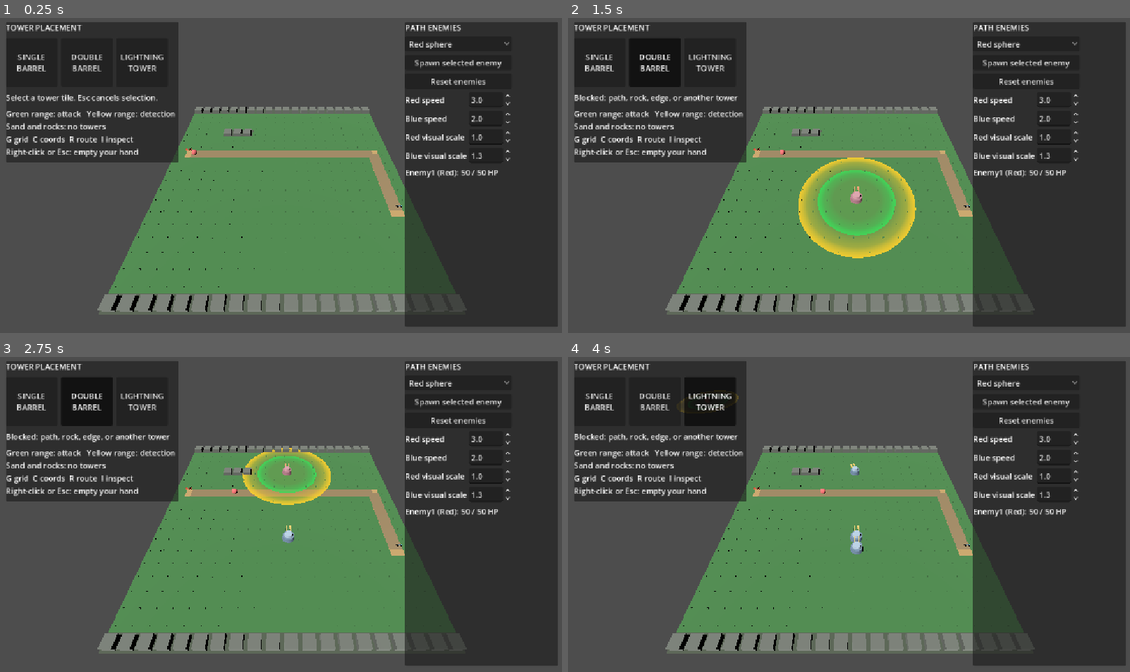
Above: before the commit, frames 1-4 (two rows, left to right).
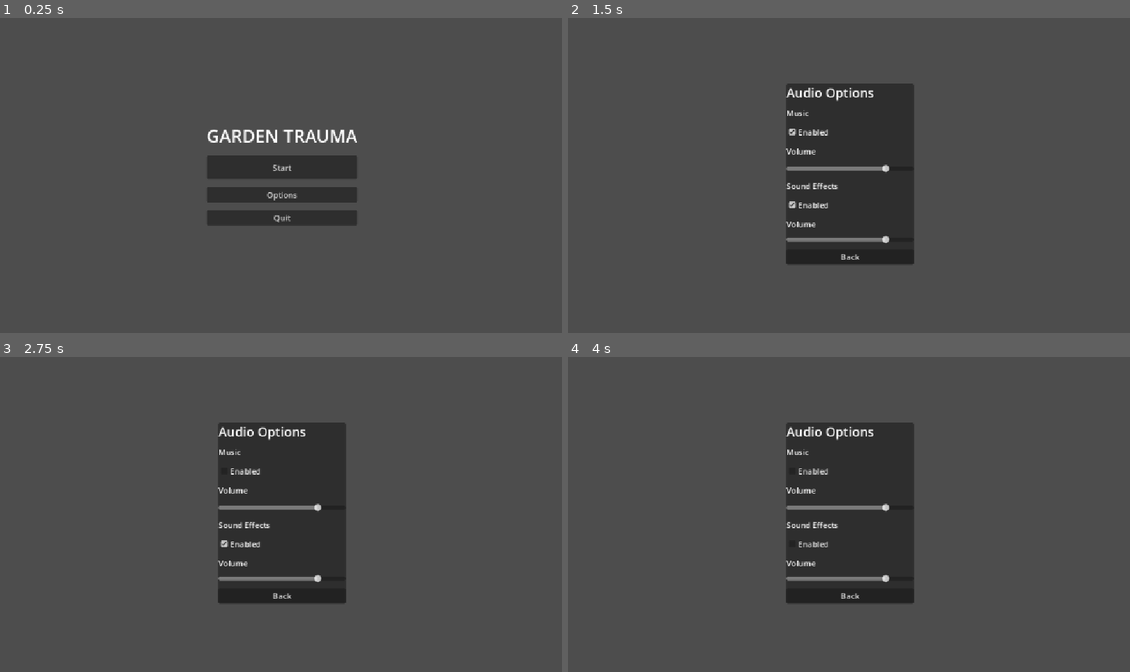
Above: after the commit, the same moments.

Repository: FerdivdKamp/garden_trauma
Game: Godot game, scene res://scenes/main_menu.tscn
Two runs of this game, one before a commit and one after it. Both use one fixed random seed, a clock stepped at 60 frames per second and the inputs below. Before the commit the project starts from res://scenes/tower_placement.tscn.
Inputs (mouse positions are in pixels of both pictures, inside the frame that each line leads up to):
- Up to frame 1 (0.25 s): no input
- Up to frame 2 (1.5 s): click (652, 62) at 0.5 s, where only the run before the commit has a clickable "DOUBLE BARREL"; click (849, 194) at 1.25 s, where only the run after the commit has a clickable "Options"
- Up to frame 3 (2.75 s): click (281, 470) at 2 s, where only the run after the commit has a clickable "Enabled"
- Up to frame 4 (4 s): click (849, 542) at 2.75 s, where only the run after the commit has a clickable "Enabled"; click (708, 401) at 3.5 s, where only the run before the commit has a clickable "LIGHTNING TOWER"

The runs differ from the first frame. In frame 1, 67% of the frame differs, in the area x 1-100%, y 1-98%; in frame 2, 69%; in frame 3, 69%; in frame 4, 69%.

Commit message:
adding audio and a menu

Diff:
--- /dev/null
+++ b/assets/audio/audio_bus_layout.tres
@@ -0,0 +1,21 @@
+[gd_resource type="AudioBusLayout" format=3]
+
+[resource]
+bus/0/name = &"Master"
+bus/0/solo = false
+bus/0/mute = false
+bus/0/bypass_fx = false
+bus/0/volume_db = 0.0
+bus/0/send = &""
+bus/1/name = &"Music"
+bus/1/solo = false
+bus/1/mute = false
+bus/1/bypass_fx = false
+bus/1/volume_db = 0.0
+bus/1/send = &"Master"
+bus/2/name = &"SFX"
+bus/2/solo = false
+bus/2/mute = false
+bus/2/bypass_fx = false
+bus/2/volume_db = 0.0
+bus/2/send = &"Master"
--- a/project.godot
+++ b/project.godot
@@ -11,9 +11,18 @@
 [application]
 
 config/name="garden-trauma"
-run/main_scene="res://scenes/tower_placement.tscn"
+run/main_scene="res://scenes/main_menu.tscn"
 config/features=PackedStringArray("4.7", "Mobile")
 config/icon="res://icon.svg"
+
+[autoload]
+
+AudioSettings="*res://scripts/audio_settings.gd"
+AudioManager="*res://scripts/audio_manager.gd"
+
+[audio]
+
+buses/default_bus_layout="res://assets/audio/audio_bus_layout.tres"
 
 [display]
 
--- /dev/null
+++ b/scenes/main_menu.tscn
@@ -0,0 +1,95 @@
+[gd_scene load_steps=2 format=3]
+
+[ext_resource type="Script" path="res://scripts/main_menu.gd" id="1_menu"]
+
+[node name="MainMenu" type="Control"]
+layout_mode = 3
+anchors_preset = 15
+anchor_right = 1.0
+anchor_bottom = 1.0
+grow_horizontal = 2
+grow_vertical = 2
+script = ExtResource("1_menu")
+
+[node name="Center" type="CenterContainer" parent="."]
+layout_mode = 1
+anchors_preset = 15
+anchor_right = 1.0
+anchor_bottom = 1.0
+grow_horizontal = 2
+grow_vertical = 2
+
+[node name="Menu" type="VBoxContainer" parent="Center"]
+layout_mode = 2
+theme_override_constants/separation = 16
+
+[node name="Title" type="Label" parent="Center/Menu"]
+layout_mode = 2
+theme_override_font_sizes/font_size = 36
+text = "GARDEN TRAUMA"
+horizontal_alignment = 1
+
+[node name="Start" type="Button" parent="Center/Menu"]
+custom_minimum_size = Vector2(260, 48)
+layout_mode = 2
+text = "Start"
+
+[node name="Options" type="Button" parent="Center/Menu"]
+layout_mode = 2
+text = "Options"
+
+[node name="Quit" type="Button" parent="Center/Menu"]
+layout_mode = 2
+text = "Quit"
+
+[node name="OptionsPanel" type="PanelContainer" parent="Center"]
+visible = false
+layout_mode = 2
+
+[node name="Settings" type="VBoxContainer" parent="Center/OptionsPanel"]
+layout_mode = 2
+theme_override_constants/separation = 12
+
+[node name="Heading" type="Label" parent="Center/OptionsPanel/Settings"]
+layout_mode = 2
+theme_override_font_sizes/font_size = 26
+text = "Audio Options"
+
+[node name="MusicHeading" type="Label" parent="Center/OptionsPanel/Settings"]
+layout_mode = 2
+text = "Music"
+
+[node name="MusicEnabled" type="CheckBox" parent="Center/OptionsPanel/Settings"]
+layout_mode = 2
+text = "Enabled"
+
+[node name="MusicVolumeLabel" type="Label" parent="Center/OptionsPanel/Settings"]
+layout_mode = 2
+text = "Volume"
+
+[node name="MusicVolume" type="HSlider" parent="Center/OptionsPanel/Settings"]
+custom_minimum_size = Vector2(260, 24)
+layout_mode = 2
+max_value = 100.0
+step = 1.0
+
+[node name="SfxHeading" type="Label" parent="Center/OptionsPanel/Settings"]
+layout_mode = 2
+text = "Sound Effects"
+
+[node name="SfxEnabled" type="CheckBox" parent="Center/OptionsPanel/Settings"]
+layout_mode = 2
+text = "Enabled"
+
+[node name="SfxVolumeLabel" type="Label" parent="Center/OptionsPanel/Settings"]
+layout_mode = 2
+text = "Volume"
+
+[node name="SfxVolume" type="HSlider" parent="Center/OptionsPanel/Settings"]
+layout_mode = 2
+max_value = 100.0
+step = 1.0
+
+[node name="Back" type="Button" parent="Center/OptionsPanel/Settings"]
+layout_mode = 2
+text = "Back"
--- a/scenes/placement_enemy.tscn
+++ b/scenes/placement_enemy.tscn
@@ -1,6 +1,8 @@
-[gd_scene load_steps=3 format=3]
+[gd_scene load_steps=5 format=3]
 
 [ext_resource type="Script" path="res://scripts/placement_enemy.gd" id="1_enemy"]
+[ext_resource type="AudioStream" path="res://assets/audio/sfx/enemies/enemy_destroyed_01.ogg" id="2_destroyed"]
+[ext_resource type="AudioStream" path="res://assets/audio/sfx/enemies/enemy_objective_reached_01.ogg" id="3_objective"]
 
 [sub_resource type="SphereMesh" id="SphereMesh_enemy"]
 radius = 0.5
@@ -13,3 +15,11 @@
 [node name="Visual" type="MeshInstance3D" parent="."]
 position = Vector3(0, 0.55, 0)
 mesh = SubResource("SphereMesh_enemy")
+
+[node name="DestroyedAudio" type="AudioStreamPlayer3D" parent="."]
+stream = ExtResource("2_destroyed")
+bus = &"SFX"
+
+[node name="ObjectiveAudio" type="AudioStreamPlayer3D" parent="."]
+stream = ExtResource("3_objective")
+bus = &"SFX"
--- a/scenes/tower_visual.tscn
+++ b/scenes/tower_visual.tscn
@@ -13,6 +13,10 @@
 visible = false
 script = ExtResource("2_range")
 
+[node name="FireAudio" type="AudioStreamPlayer3D" parent="."]
+position = Vector3(0, 1.2, 0)
+bus = &"SFX"
+
 [node name="AttackArea" type="MeshInstance3D" parent="RangeVisual"]
 
 [node name="DetectionArea" type="MeshInstance3D" parent="RangeVisual"]
--- /dev/null
+++ b/scripts/audio_manager.gd
@@ -0,0 +1,17 @@
+extends Node
+
+const GARDEN_THEME: AudioStreamOggVorbis = preload("res://assets/audio/music/garden_theme_01.ogg")
+
+var music_player: AudioStreamPlayer
+
+
+func _ready() -> void:
+	music_player = AudioStreamPlayer.new()
+	music_player.name = "MusicPlayer"
+	music_player.bus = "Music"
+	# The autoload and its player stay alive during change_scene_to_file().
+	var looping_theme := GARDEN_THEME.duplicate() as AudioStreamOggVorbis
+	looping_theme.loop = true
+	music_player.stream = looping_theme
+	add_child(music_player)
+	music_player.play()
--- /dev/null
+++ b/scripts/audio_settings.gd
@@ -0,0 +1,49 @@
+extends Node
+
+const SETTINGS_PATH := "user://settings.cfg"
+
+var music_enabled := true
+var music_volume := 80.0
+var sfx_enabled := true
+var sfx_volume := 80.0
+
+
+func _ready() -> void:
+	load_settings()
+
+
+func load_settings(path: String = SETTINGS_PATH) -> void:
+	var config := ConfigFile.new()
+	if config.load(path) == OK:
+		music_enabled = bool(config.get_value("audio", "music_enabled", music_enabled))
+		music_volume = clampf(float(config.get_value("audio", "music_volume", music_volume)), 0.0, 100.0)
+		sfx_enabled = bool(config.get_value("audio", "sfx_enabled", sfx_enabled))
+		sfx_volume = clampf(float(config.get_value("audio", "sfx_volume", sfx_volume)), 0.0, 100.0)
+	apply()
+
+
+func apply() -> void:
+	_set_bus("Music", music_enabled, music_volume)
+	_set_bus("SFX", sfx_enabled, sfx_volume)
+
+
+func save(path: String = SETTINGS_PATH) -> void:
+	apply()
+	var config := ConfigFile.new()
+	config.set_value("audio", "music_enabled", music_enabled)
+	config.set_value("audio", "music_volume", music_volume)
+	config.set_value("audio", "sfx_enabled", sfx_enabled)
+	config.set_value("audio", "sfx_volume", sfx_volume)
+	var error := config.save(path)
+	if error != OK:
+		push_error("Could not save audio settings: %s" % error_string(error))
+
+
+func _set_bus(bus_name: String, enabled: bool, volume: float) -> void:
+	var index := AudioServer.get_bus_index(bus_name)
+	if index < 0:
+		push_error("Missing audio bus: " + bus_name)
+		return
+	AudioServer.set_bus_mute(index, not enabled or volume <= 0.0)
+	# Never pass zero to the logarithmic decibel conversion.
+	AudioServer.set_bus_volume_db(index, linear_to_db(maxf(volume / 100.0, 0.001)))
--- /dev/null
+++ b/scripts/main_menu.gd
@@ -0,0 +1,60 @@
+extends Control
+
+const GARDEN_LEVEL := "res://scenes/tower_placement.tscn"
+
+@onready var menu: VBoxContainer = $Center/Menu
+@onready var options_panel: PanelContainer = $Center/OptionsPanel
+@onready var music_enabled: CheckBox = $Center/OptionsPanel/Settings/MusicEnabled
+@onready var music_volume: HSlider = $Center/OptionsPanel/Settings/MusicVolume
+@onready var sfx_enabled: CheckBox = $Center/OptionsPanel/Settings/SfxEnabled
+@onready var sfx_volume: HSlider = $Center/OptionsPanel/Settings/SfxVolume
+
+
+func _ready() -> void:
+	$Center/Menu/Start.pressed.connect(_start)
+	$Center/Menu/Options.pressed.connect(_show_options)
+	$Center/Menu/Quit.pressed.connect(func() -> void: get_tree().quit())
+	$Center/OptionsPanel/Settings/Back.pressed.connect(_show_menu)
+	# Set controls before connecting signals, so loading does not rewrite the save.
+	music_enabled.button_pressed = AudioSettings.music_enabled
+	music_volume.value = AudioSettings.music_volume
+	sfx_enabled.button_pressed = AudioSettings.sfx_enabled
+	sfx_volume.value = AudioSettings.sfx_volume
+	music_enabled.toggled.connect(_set_music_enabled)
+	music_volume.value_changed.connect(_set_music_volume)
+	sfx_enabled.toggled.connect(_set_sfx_enabled)
+	sfx_volume.value_changed.connect(_set_sfx_volume)
+
+
+func _start() -> void:
+	get_tree().change_scene_to_file(GARDEN_LEVEL)
+
+
+func _show_options() -> void:
+	menu.hide()
+	options_panel.show()
+
+
+func _show_menu() -> void:
+	options_panel.hide()
+	menu.show()
+
+
+func _set_music_enabled(enabled: bool) -> void:
+	AudioSettings.music_enabled = enabled
+	AudioSettings.save()
+
+
+func _set_music_volume(value: float) -> void:
+	AudioSettings.music_volume = value
+	AudioSettings.save()
+
+
+func _set_sfx_enabled(enabled: bool) -> void:
+	AudioSettings.sfx_enabled = enabled
+	AudioSettings.save()
+
+
+func _set_sfx_volume(value: float) -> void:
+	AudioSettings.sfx_volume = value
+	AudioSettings.save()
--- a/scripts/placement_enemy.gd
+++ b/scripts/placement_enemy.gd
@@ -10,11 +10,14 @@
 			_update_visual_scale()
 
 @onready var visual: MeshInstance3D = $Visual
+@onready var destroyed_audio: AudioStreamPlayer3D = $DestroyedAudio
+@onready var objective_audio: AudioStreamPlayer3D = $ObjectiveAudio
 
 var enemy_type := 0
 var definition: UnitDefinition
 var max_health := 50.0
 var health := 50.0
+var reached_objective := false
 
 
 func _ready() -> void:
@@ -24,9 +27,12 @@
 
 
 func _process(delta: float) -> void:
-	if health > 0.0:
+	if health > 0.0 and not reached_objective:
 		var route := get_parent() as Path3D
 		progress = minf(progress + movement_speed * delta, route.curve.get_baked_length())
+		if progress >= route.curve.get_baked_length():
+			reached_objective = true
+			objective_audio.play()
 
 
 func configure(type: int, unit: UnitDefinition, speed: float, size: float) -> void:
@@ -36,15 +42,18 @@
 	visual_scale = size
 	max_health = unit.health
 	health = max_health
+	reached_objective = false
 	if is_node_ready():
 		_update_color()
 	health_changed.emit()
 
 
 func take_damage(amount: float) -> void:
-	if health <= 0.0:
+	if health <= 0.0 or reached_objective:
 		return
 	health = TowerRules.health_after_hit(health, amount)
+	if health <= 0.0:
+		destroyed_audio.play()
 	_update_color()
 	health_changed.emit()
 
--- a/scripts/placement_tower_attack.gd
+++ b/scripts/placement_tower_attack.gd
@@ -26,6 +26,8 @@
 		if enemy == null:
 			continue
 		if enemy.health <= 0.0:
+			continue
+		if enemy.reached_objective:
 			continue
 		if not _can_target(enemy):
 			continue
@@ -59,6 +61,7 @@
 				next_barrel = 1 - next_barrel
 			else:
 				effects.fire_lightning(muzzle_position, hit_position)
+		tower.play_fire_sound()
 		var multiplier := 1.0 - target.definition.armor_for(definition.damage_type)
 		for tag in target.definition.tags:
 			if definition.bonus_vs_tags.has(tag):
--- a/scripts/tower_visual.gd
+++ b/scripts/tower_visual.gd
@@ -3,9 +3,15 @@
 # Shared by the original tower playground and the placement playground.
 const FOOTPRINT_RADIUS := 0.95
 const RangeVisual = preload("res://scripts/tower_range_visual.gd")
+const FIRE_SOUNDS: Array[AudioStream] = [
+	preload("res://assets/audio/sfx/towers/tower_01_fire.ogg"),
+	preload("res://assets/audio/sfx/towers/tower_02_fire.ogg"),
+	preload("res://assets/audio/sfx/towers/tower_03_fire.ogg"),
+]
 
 @onready var turret_pivot: Node3D = $TurretPivot
 @onready var range_visual: RangeVisual = $RangeVisual
+@onready var fire_audio: AudioStreamPlayer3D = $FireAudio
 
 var tower_type := 0
 var is_preview := false
@@ -14,12 +20,18 @@
 func _ready() -> void:
 	_build_base()
 	_build_turret()
+	fire_audio.stream = FIRE_SOUNDS[tower_type]
 
 
 func set_tower_type(value: int) -> void:
 	tower_type = value
 	if is_node_ready():
 		_build_turret()
+		fire_audio.stream = FIRE_SOUNDS[tower_type]
+
+
+func play_fire_sound() -> void:
+	fire_audio.play()
 
 
 func set_preview(value: bool) -> void:
--- /dev/null
+++ b/tests/test_audio_pipeline.gd
@@ -0,0 +1,81 @@
+extends SceneTree
+
+var failures := 0
+
+
+func _initialize() -> void:
+	_run.call_deferred()
+
+
+func _run() -> void:
+	var music_bus := AudioServer.get_bus_index("Music")
+	var sfx_bus := AudioServer.get_bus_index("SFX")
+	_check(music_bus >= 0 and sfx_bus >= 0, "Music and SFX buses exist")
+	var settings := root.get_node("AudioSettings")
+	var music := root.get_node("AudioManager/MusicPlayer") as AudioStreamPlayer
+	_check(music != null and music.bus == "Music" and music.playing, "Autoload plays music on Music bus")
+
+	var old_music_enabled: bool = settings.music_enabled
+	var old_music_volume: float = settings.music_volume
+	var old_sfx_enabled: bool = settings.sfx_enabled
+	var old_sfx_volume: float = settings.sfx_volume
+	settings.music_enabled = false
+	settings.music_volume = 35.0
+	settings.sfx_enabled = false
+	settings.sfx_volume = 60.0
+	settings.apply()
+	_check(AudioServer.is_bus_mute(music_bus) and AudioServer.is_bus_mute(sfx_bus), "Settings mute both buses")
+	_check(is_equal_approx(AudioServer.get_bus_volume_db(music_bus), linear_to_db(0.35)), "Music volume controls its bus")
+	_check(is_equal_approx(AudioServer.get_bus_volume_db(sfx_bus), linear_to_db(0.6)), "SFX volume controls its bus")
+	var test_settings_path := "res://.godot/test_audio_settings.cfg"
+	settings.save(test_settings_path)
+	settings.music_enabled = true
+	settings.music_volume = 100.0
+	settings.sfx_enabled = true
+	settings.sfx_volume = 100.0
+	settings.load_settings(test_settings_path)
+	_check(not settings.music_enabled and is_equal_approx(settings.music_volume, 35.0) and not settings.sfx_enabled and is_equal_approx(settings.sfx_volume, 60.0), "Audio settings survive save and reload")
+	DirAccess.remove_absolute(ProjectSettings.globalize_path(test_settings_path))
+	settings.music_enabled = old_music_enabled
+	settings.music_volume = old_music_volume
+	settings.sfx_enabled = old_sfx_enabled
+	settings.sfx_volume = old_sfx_volume
+	settings.apply()
+
+	var menu := (load("res://scenes/main_menu.tscn") as PackedScene).instantiate() as Control
+	root.add_child(menu)
+	current_scene = menu
+	_check(menu.get_node("Center/Menu/Start") is Button, "Start button exists")
+	_check(menu.get_node("Center/OptionsPanel/Settings/MusicEnabled") is CheckBox, "Options controls exist")
+	menu.get_node("Center/Menu/Options").pressed.emit()
+	_check(menu.get_node("Center/OptionsPanel").visible, "Options opens")
+	menu.get_node("Center/OptionsPanel/Settings/Back").pressed.emit()
+	_check(menu.get_node("Center/Menu").visible, "Back returns to menu")
+	var music_instance_id := music.get_instance_id()
+	menu.get_node("Center/Menu/Start").pressed.emit()
+	await process_frame
+	await process_frame
+	_check(current_scene != null and current_scene.scene_file_path == "res://scenes/tower_placement.tscn", "Start loads garden")
+	_check(is_instance_valid(music) and music.get_instance_id() == music_instance_id and music.playing, "Music survives scene change")
+	var garden := current_scene
+	var enemy := garden.get_node("PlacementPath/Enemy1")
+	_check(enemy.get_node("DestroyedAudio") is AudioStreamPlayer3D and enemy.get_node("ObjectiveAudio").bus == "SFX", "Enemy cues use positional SFX")
+	var tower_scene := load("res://scenes/tower_visual.tscn") as PackedScene
+	var streams: Array[AudioStream] = []
+	for tower_type in 3:
+		var tower := tower_scene.instantiate()
+		tower.set_tower_type(tower_type)
+		garden.add_child(tower)
+		var fire_audio := tower.get_node("FireAudio") as AudioStreamPlayer3D
+		_check(fire_audio != null and fire_audio.bus == "SFX", "Tower %d uses positional SFX" % (tower_type + 1))
+		streams.append(fire_audio.stream)
+	_check(streams[0] != streams[1] and streams[1] != streams[2] and streams[0] != streams[2], "Towers use three distinct streams")
+	if failures == 0:
+		print("Audio pipeline tests passed")
+	quit(1 if failures > 0 else 0)
+
+
+func _check(condition: bool, message: String) -> void:
+	if not condition:
+		push_error(message)
+		failures += 1
--- a/tests/test_placement_combat.gd
+++ b/tests/test_placement_combat.gd
@@ -26,6 +26,7 @@
 	red.progress = path.curve.get_baked_length() - 0.5
 	red._process(1.0)
 	_check(is_equal_approx(red.progress, path.curve.get_baked_length()), "Enemy stops at route end")
+	_check(red.reached_objective and red.objective_audio.playing, "Objective cue plays on arrival")
 
 	demo.enemy_selector.select(1)
 	var blue := demo.spawn_enemy() as PlacementEnemy
@@ -41,6 +42,8 @@
 	var tower := demo.placed_towers.get_child(0) as Node3D
 	var attack := tower.get_node("Attack") as PlacementTowerAttack
 	red.progress = 6.0
+	# Reuse this enemy for the combat checks after testing its arrival state.
+	red.reached_objective = false
 	blue.progress = path.curve.get_baked_length()
 	attack.definition.turn_speed = 360.0
 	attack._process(1.0)
Not shown, added: assets/audio/music/garden_theme_01.ogg.import
Not shown, added: assets/audio/sfx/enemies/enemy_destroyed_01.ogg.import
Not shown, added: assets/audio/sfx/enemies/enemy_objective_reached_01.ogg.import
Not shown, added: assets/audio/sfx/towers/tower_01_fire.ogg.import
Not shown, added: assets/audio/sfx/towers/tower_02_fire.ogg.import
Not shown, added: assets/audio/sfx/towers/tower_03_fire.ogg.import
Not shown, added: scripts/audio_manager.gd.uid
Not shown, added: scripts/audio_settings.gd.uid
Not shown, added: scripts/main_menu.gd.uid
Not shown, added: tests/test_audio_pipeline.gd.uid
Not shown, added: assets/audio/audio-sources.md
Not shown, added: assets/audio/music/garden_theme_01.ogg
(and 6 more such lines)
